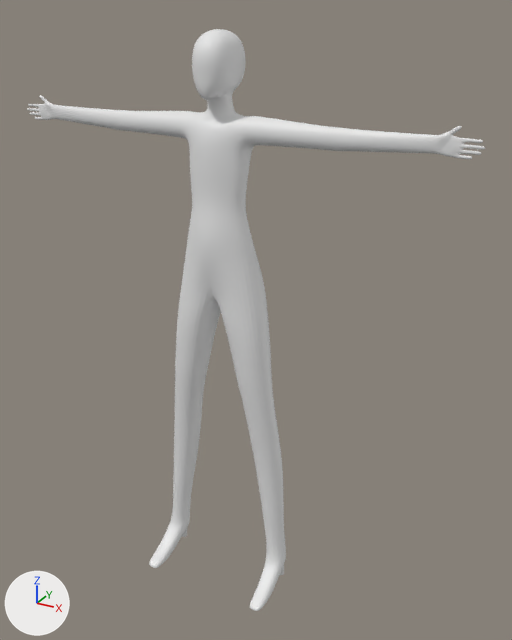
The Blender file assets/models/player_simple3.blend, before and after one commit.
Both versions are drawn from a 50 mm lens placed at (0.978, -1.591, 1.684), pointed at (0.087, 0.03, 0.873). The lights are fixed; the arrows at lower left show +X, +Y and +Z. The same objects are shown in both versions, whatever each file hides.
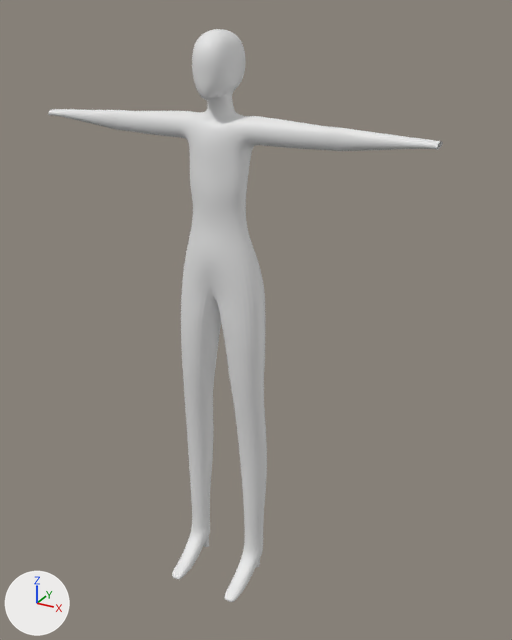
Where the change shows, as pixel boxes [x1, y1, x2, y2] in the pictures (512 x 640 px; the box of a moved part takes in the faces that stretch with it):
'Cube', reshaped (14% narrower)
    before: [27, 29, 485, 611]
    after: [48, 29, 443, 602]
part 1 of me_cube, cut back
    before: [27, 95, 485, 159]
    after: [48, 109, 443, 151]
part 2 of me_cube, moved or reshaped
    before: [149, 281, 286, 611]
    after: [172, 281, 267, 602]
part 3 of me_cube, moved or reshaped
    before: [186, 206, 257, 263]
    after: [187, 206, 256, 263]

The edits, one by one:
me_cube is used by ob_cube; location (0.0, 0.0, 0.0).
me_cube had 589 vertices, 565 faces and spanned x 0.0..0.67, y -0.17..0.08, z 0.0..1.64.
me_cube now has 339 vertices, 311 faces and spans x 0.0..0.57, y -0.17..0.08, z 0.0..1.64.
me_cube part 1: 7 vertices moved from x 0.54..0.57, y -0.01..0.01, z 1.39..1.42 to x 0.47..0.56, y -0.01..0.02, z 1.39..1.42; 274 vertices removed from x 0.54..0.67, y -0.01..0.01, z 1.38..1.45; 16 vertices added at x 0.47..0.57, y -0.03..0.02, z 1.4..1.42.
me_cube part 2: 112 vertices moved from x 0.01..0.22, y -0.17..0.06, z 0.0..0.91 to x 0.0..0.14, y -0.17..0.06, z 0.0..0.91; 2 vertices removed from x 0.15..0.17, y -0.01..0.02, z 0.62..0.63; 2 vertices added at x 0.04..0.06, y -0.01..0.02, z 0.6..0.62.
me_cube part 3: 7 vertices moved from x 0.0..0.1, y -0.08..0.04, z 1.14 to x 0.0..0.09, y -0.07..0.03, z 1.14.
